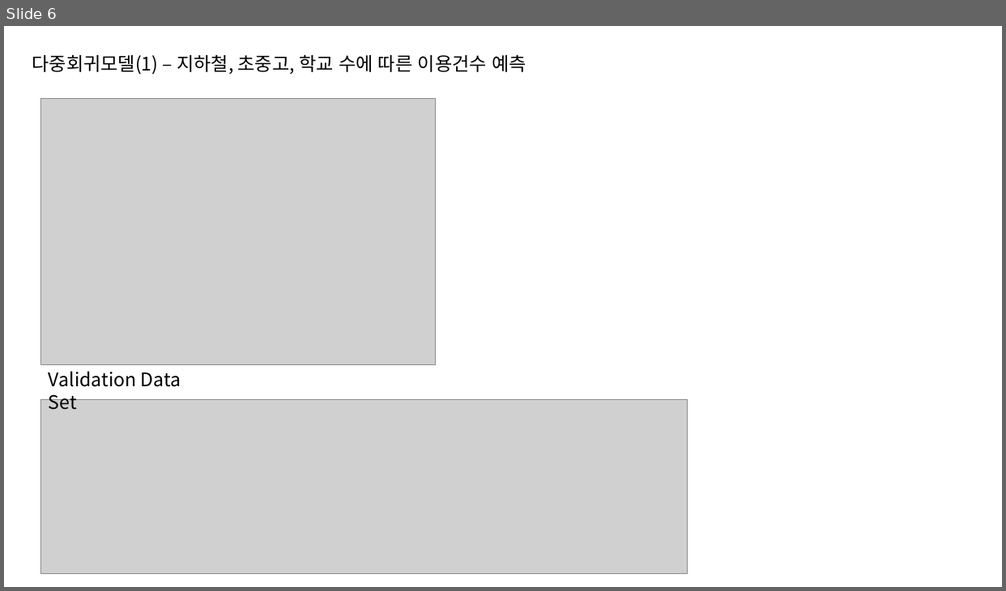
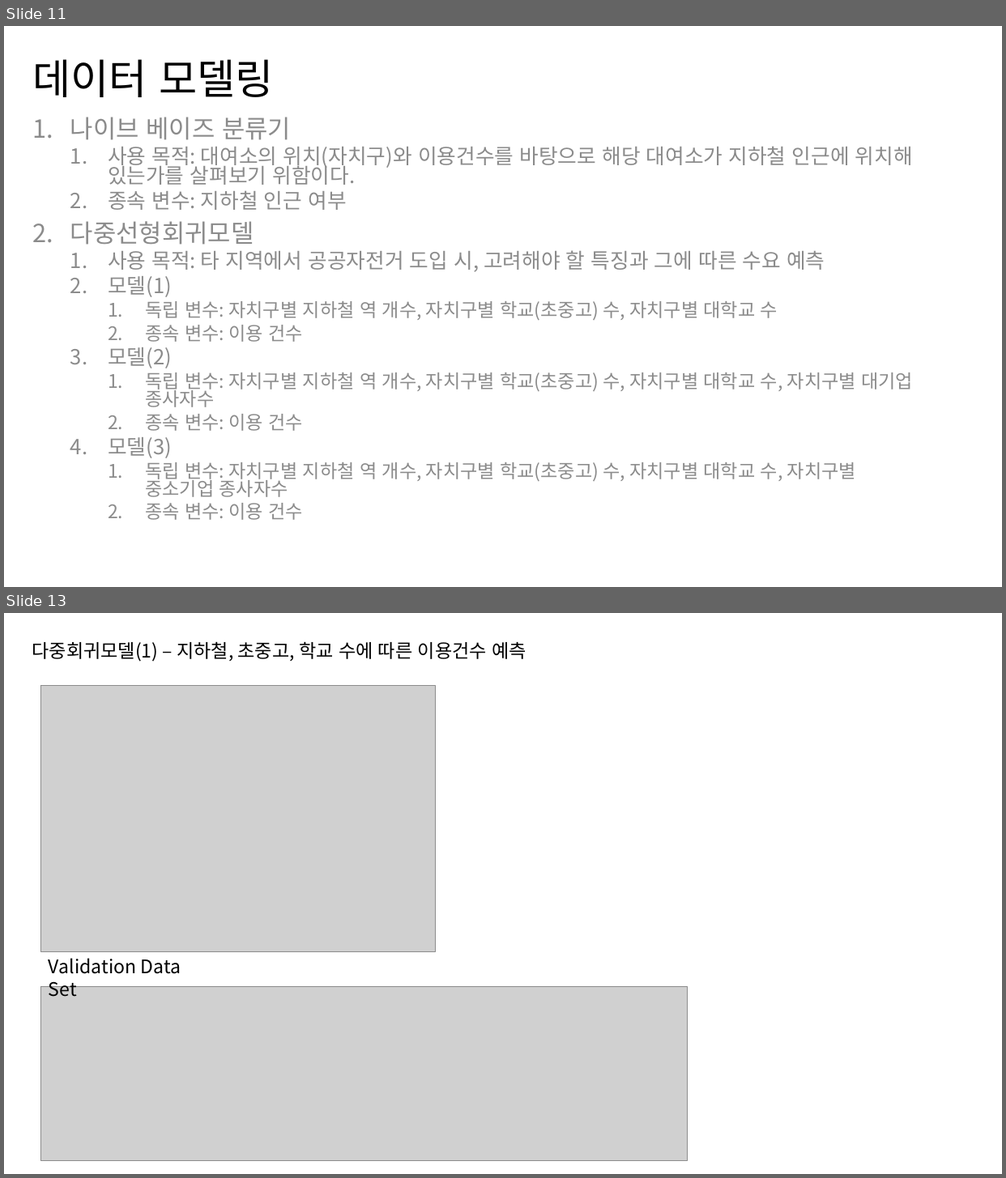
Before and after one commit to nyeoni/R-bike-analysis, a slide deck: FinalProject.pptx. Shown one above the other, each under a label of ours: slide 6 before the commit, slides 11 and 13 after it; the slides between them are not shown. The pictures are 1006x591 and 1006x1178 pixels, drawn with LibreOffice and Linux fonts; fonts in the diff are those of the drawing; grey boxes stand for pictures. Boxes give left, top, right and bottom in pixels: in the first picture for what was removed or moved away, otherwise in the second. Text is boxed around its words. In the diff, an @@ line names an element or a change of style, - is before the commit and + after.

```diff
--- a/FinalProject.pptx
+++ b/FinalProject.pptx
@@ slide 11 added at <box>4,26,1002,587</box>, background #FFFFFF @@
@@ title added at <box>33,59,274,97</box>, 40 pt, text #000000 @@
+데이터 모델링
@@ text added at <box>70,117,913,520</box>, 18 pt, text #8C8C8C @@
+1. 나이브 베이즈 분류기
+  1. 사용 목적: 대여소의 위치(자치구)와 이용건수를 바탕으로 해당 대여소가 지하철 인근에 위치해 있는가를 살펴보기 위함이다.
+  2. 종속 변수: 지하철 인근 여부
+2. 다중선형회귀모델
+  1. 사용 목적: 타 지역에서 공공자전거 도입 시, 고려해야 할 특징과 그에 따른 수요 예측
+  2. 모델(1)
+    1. 독립 변수: 자치구별 지하철 역 개수, 자치구별 학교(초중고) 수, 자치구별 대학교 수
+    2. 종속 변수: 이용 건수
+  3. 모델(2)
+    1. 독립 변수: 자치구별 지하철 역 개수, 자치구별 학교(초중고) 수, 자치구별 대학교 수, 자치구별 대기업 종사자수
+    2. 종속 변수: 이용 건수
+  4. 모델(3)
+    1. 독립 변수: 자치구별 지하철 역 개수, 자치구별 학교(초중고) 수, 자치구별 대학교 수, 자치구별 중소기업 종사자수
+    2. 종속 변수: 이용 건수
@@ what was slide 6 is now slide 13 @@
```
Also in this commit, not shown: 1 slide changed, 10 other slides added, 6 slides removed, 1 other file.
